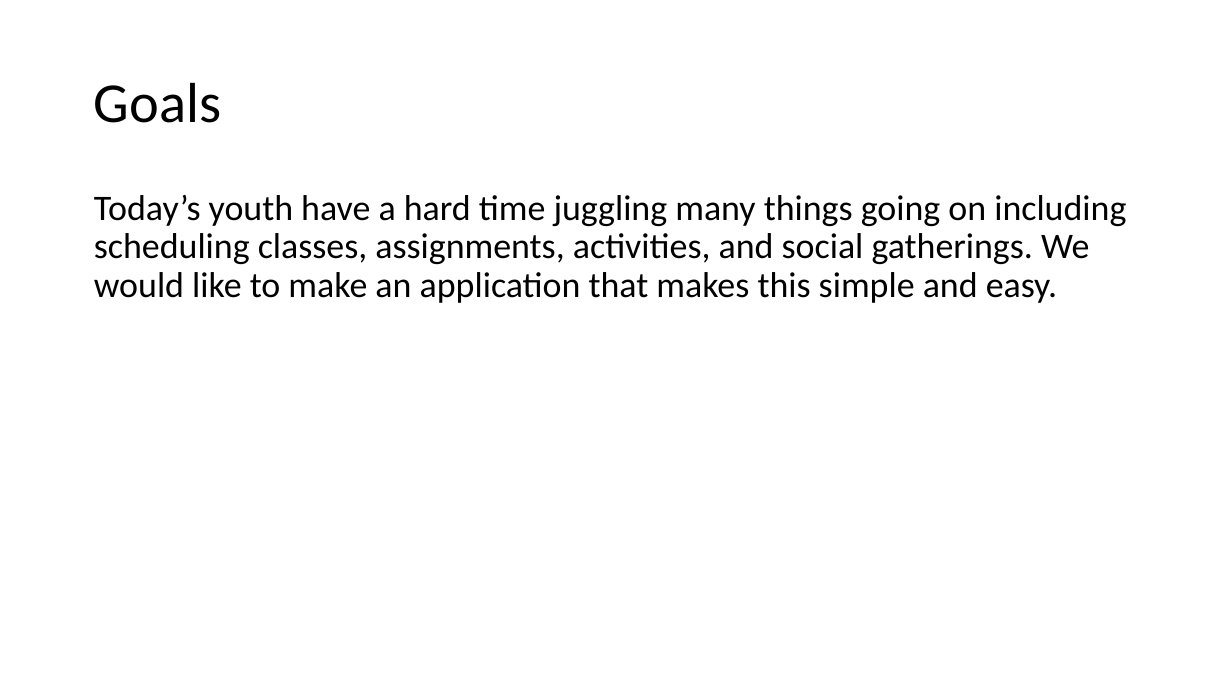
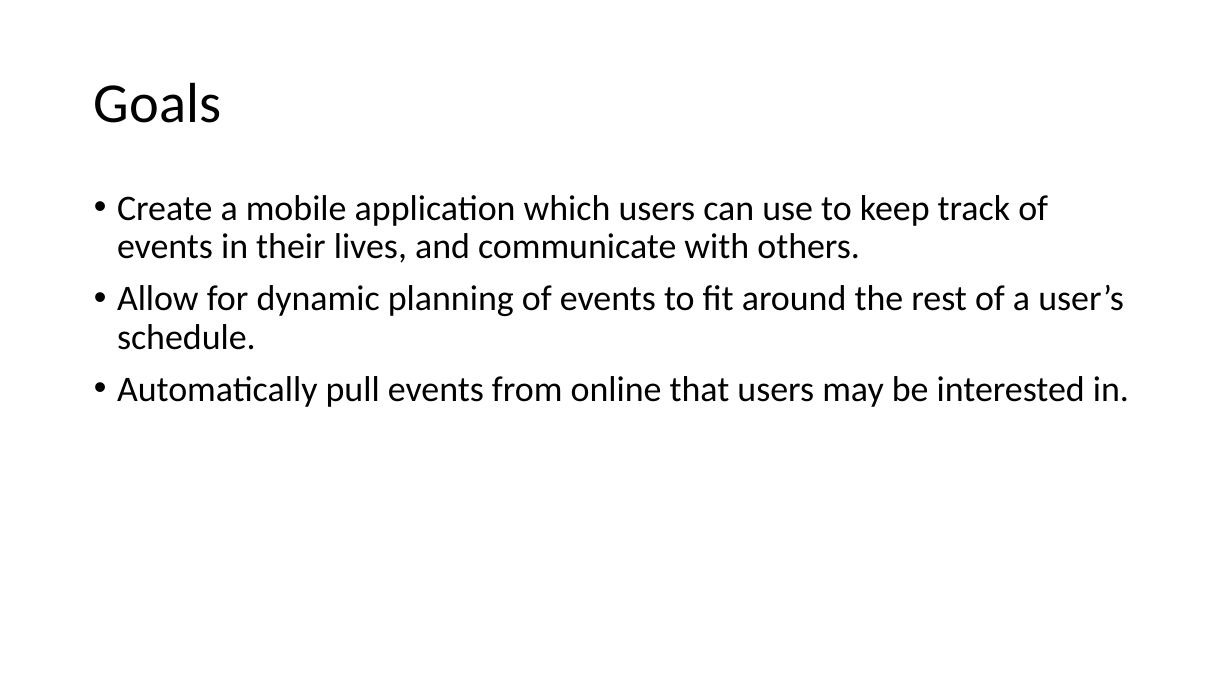
Before and after one commit to nicyapi/senior-design-projekt-master, a slide deck: slide 2 of ASSN_3.pptx (slide 3 before the commit). Drawn at 1232x693 pixels with LibreOffice and Linux fonts; fonts in the diff are those of the drawing. Boxes give left, top, right and bottom in pixels: in the first picture for what was removed or moved away, otherwise in the second. Text is boxed around its words. In the diff, an @@ line names an element or a change of style, - is before the commit and + after.

```diff
--- a/ASSN_3.pptx
+++ b/ASSN_3.pptx
@@ text at (117,195,1129,407): text changed @@
-Today’s youth have a hard time juggling many things going on including scheduling classes, assignments, activities, and social gatherings. We would like to make an application that makes this simple and easy.
+• Create a mobile application which users can use to keep track of events in their lives, and communicate with others.
+• Allow for dynamic planning of events to fit around the rest of a user’s schedule.
+• Automatically pull events from online that users may be interested in.
```
Also in this commit, not shown: 3 other slides changed, 5 slides added, 6 slides removed.
